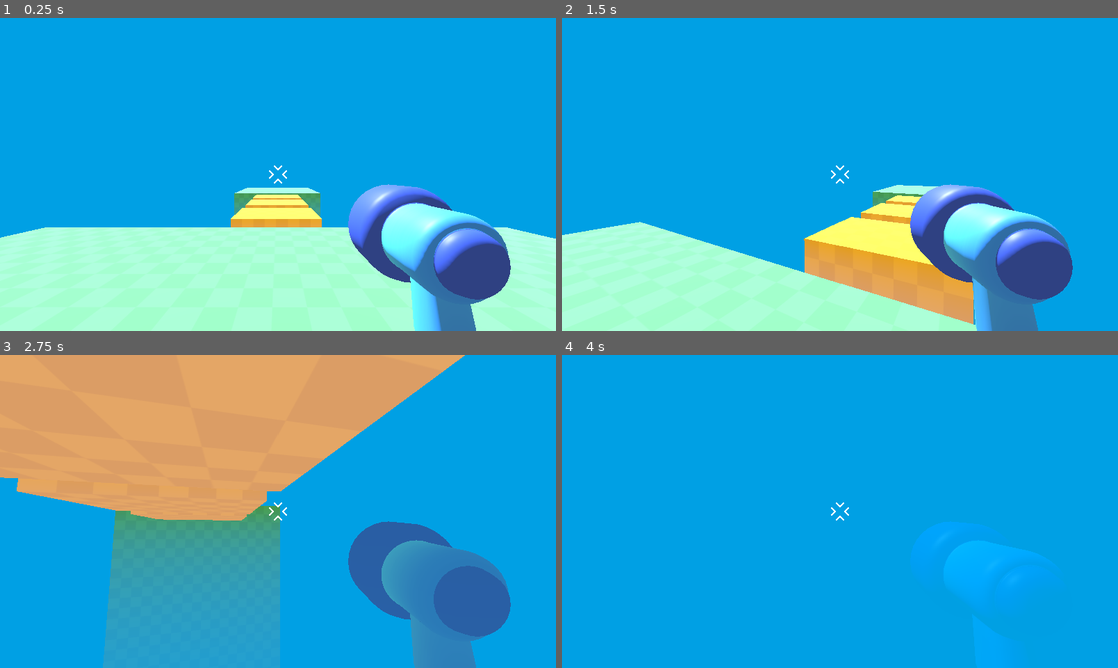
Above: before the commit, frames 1-4 (two rows, left to right).
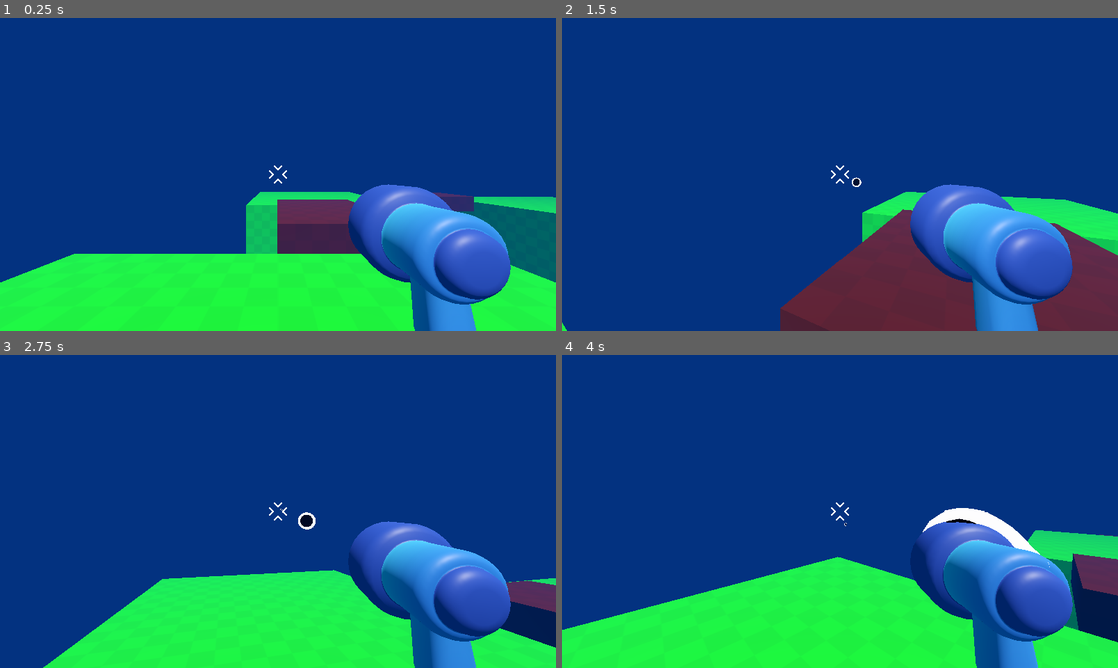
Above: after the commit, the same moments.

Repository: pedropfn/3Dtest
Game: Godot game, scene res://game.tscn
Two runs of this game, one before a commit and one after it. Both use one fixed random seed, a clock stepped at 60 frames per second and the inputs below. Before the commit the project starts from res://level/temporary_level.tscn.
Inputs (mouse positions are in pixels of both pictures, inside the frame that each line leads up to):
- Up to frame 1 (0.25 s): no input
- Up to frame 2 (1.5 s): tap Enter at 0.5 s; move the mouse to (867, 174) at 0.52 s; press the mouse at (867, 174) at 0.53 s; hold W (move_forward) from 0.53 s (still down); tap Space (jump) at 0.77 s; move the mouse to (812, 174) at 1.27 s; release the mouse at (812, 174) at 1.28 s; click (812, 174) at 1.35 s
- Up to frame 3 (2.75 s): keep holding W (move_forward); tap Space (jump) at 1.52 s; move the mouse to (289, 505) at 2.02 s; press the mouse at (289, 505) at 2.03 s
- Up to frame 4 (4 s): keep holding W (move_forward); move the mouse to (834, 517) at 2.77 s; release the mouse at (834, 517) at 2.78 s; click (834, 517) at 2.85 s; tap Space (jump) at 3.02, 3.77 s; move the mouse to (878, 514) at 3.52 s; press the mouse at (878, 514) at 3.53 s

The runs differ from the first frame. In frame 1, 99% of the frame differs, in the area x 0-100%, y 0-100%; in frame 2, 100%; in frame 3, 99%; in frame 4, 100%.

Commit message:
feat: :sparkles: bullet scene and shooting script

Diff:
--- /dev/null
+++ b/game.tscn
@@ -0,0 +1,110 @@
+[gd_scene load_steps=5 format=3 uid="uid://b7g538xykwors"]
+
+[ext_resource type="PackedScene" uid="uid://dpoe3djfljdk5" path="res://player/player.tscn" id="1_80nbo"]
+[ext_resource type="Material" uid="uid://csi31c6vablu5" path="res://level/platform.tres" id="1_feb5d"]
+[ext_resource type="Material" uid="uid://v2jifsl10kg2" path="res://level/bridge.tres" id="2_feb5d"]
+
+[sub_resource type="Environment" id="Environment_fc0e3"]
+background_mode = 1
+background_color = Color(0.09019608, 0.44705883, 0.44705883, 1)
+ambient_light_color = Color(0.91336006, 0.54888517, 0.34571207, 1)
+tonemap_mode = 2
+fog_enabled = true
+fog_light_color = Color(0.015686275, 0.16470589, 0.39215687, 1)
+fog_density = 0.055
+fog_height = 0.6
+fog_height_density = 0.15
+
+[node name="Game" type="Node3D"]
+
+[node name="CSGBox3D" type="CSGBox3D" parent="."]
+transform = Transform3D(1, 0, 0, 0, 1, 0, 0, 0, 1, 0, -4.9, 0)
+use_collision = true
+size = Vector3(10, 10, 10)
+material = ExtResource("1_feb5d")
+
+[node name="CSGBox3D2" type="CSGBox3D" parent="."]
+transform = Transform3D(1, 0, 0, 0, 1, 0, 0, 0, 1, 16, -4.9, 3)
+use_collision = true
+size = Vector3(10, 10, 10)
+material = ExtResource("1_feb5d")
+
+[node name="CSGBox3D3" type="CSGBox3D" parent="."]
+transform = Transform3D(1, 0, 0, 0, 1, 0, 0, 0, 1, 19, -4.9, -13)
+use_collision = true
+size = Vector3(10, 10, 10)
+material = ExtResource("1_feb5d")
+
+[node name="CSGBox3D4" type="CSGBox3D" parent="."]
+transform = Transform3D(1, 0, 0, 0, 1, 0, 0, 0, 1, 3, -4.9, -18)
+use_collision = true
+size = Vector3(10, 10, 10)
+material = ExtResource("1_feb5d")
+
+[node name="CSGBox3D5" type="CSGBox3D" parent="."]
+transform = Transform3D(1, 0, 0, 0, 1, 0, 0, 0, 1, 2, 0.099999905, -9)
+use_collision = true
+size = Vector3(4, 1, 6)
+material = ExtResource("2_feb5d")
+
+[node name="CSGBox3D6" type="CSGBox3D" parent="."]
+transform = Transform3D(1, 0, 0, 0, 1, 0, 0, 0, 1, 11, 0.099999905, -15)
+use_collision = true
+size = Vector3(4, 1, 3)
+material = ExtResource("2_feb5d")
+
+[node name="CSGBox3D7" type="CSGBox3D" parent="."]
+transform = Transform3D(1, 0, 0, 0, 1, 0, 0, 0, 1, 19, 0.099999905, -5)
+use_collision = true
+size = Vector3(4, 1, 4)
+material = ExtResource("2_feb5d")
+
+[node name="CSGBox3D8" type="CSGBox3D" parent="."]
+transform = Transform3D(1, 0, 0, 0, 1, 0, 0, 0, 1, 14.846924, -12.820166, -6.338867)
+use_collision = true
+size = Vector3(48.306152, 2.159668, 51)
+material = ExtResource("1_feb5d")
+
+[node name="CSGBox3D9" type="CSGBox3D" parent="."]
+transform = Transform3D(1, 0, 0, 0, 1, 0, 0, 0, 1, 15, -10.9, -21)
+use_collision = true
+size = Vector3(4, 1, 3)
+material = ExtResource("2_feb5d")
+
+[node name="CSGBox3D10" type="CSGBox3D" parent="."]
+transform = Transform3D(1, 0, 0, 0, 1, 0, 0, 0, 1, 19, -8.9, -21)
+use_collision = true
+size = Vector3(4, 1, 3)
+material = ExtResource("2_feb5d")
+
+[node name="CSGBox3D11" type="CSGBox3D" parent="."]
+transform = Transform3D(1, 0, 0, 0, 1, 0, 0, 0, 1, 23, -6.8999996, -21)
+use_collision = true
+size = Vector3(4, 1, 3)
+material = ExtResource("2_feb5d")
+
+[node name="CSGBox3D12" type="CSGBox3D" parent="."]
+transform = Transform3D(1, 0, 0, 0, 1, 0, 0, 0, 1, 27, -4.8999996, -21)
+use_collision = true
+size = Vector3(4, 1, 3)
+material = ExtResource("2_feb5d")
+
+[node name="CSGBox3D13" type="CSGBox3D" parent="."]
+transform = Transform3D(1, 0, 0, 0, 1, 0, 0, 0, 1, 27, -2.8999996, -17)
+use_collision = true
+size = Vector3(4, 1, 3)
+material = ExtResource("2_feb5d")
+
+[node name="CSGBox3D14" type="CSGBox3D" parent="."]
+transform = Transform3D(1, 0, 0, 0, 1, 0, 0, 0, 1, 27, -0.8999996, -13)
+use_collision = true
+size = Vector3(4, 1, 3)
+material = ExtResource("2_feb5d")
+
+[node name="Player" parent="." instance=ExtResource("1_80nbo")]
+
+[node name="DirectionalLight3D" type="DirectionalLight3D" parent="."]
+transform = Transform3D(1, 0, 0, 0, 0.49999997, 0.86602545, 0, -0.86602545, 0.49999997, 0, 5, 7)
+
+[node name="WorldEnvironment" type="WorldEnvironment" parent="."]
+environment = SubResource("Environment_fc0e3")
--- /dev/null
+++ b/level/bridge.tres
@@ -0,0 +1,8 @@
+[gd_resource type="StandardMaterial3D" load_steps=2 format=3 uid="uid://v2jifsl10kg2"]
+
+[ext_resource type="Texture2D" uid="uid://bos7rridjkps1" path="res://level/checkboard.png" id="1_h4bgb"]
+
+[resource]
+albedo_color = Color(0.3137255, 0, 0, 1)
+albedo_texture = ExtResource("1_h4bgb")
+uv1_triplanar = true
--- /dev/null
+++ b/level/platform.tres
@@ -0,0 +1,8 @@
+[gd_resource type="StandardMaterial3D" load_steps=2 format=3 uid="uid://csi31c6vablu5"]
+
+[ext_resource type="Texture2D" uid="uid://bos7rridjkps1" path="res://level/checkboard.png" id="1_v070j"]
+
+[resource]
+albedo_color = Color(0, 1, 0, 1)
+albedo_texture = ExtResource("1_v070j")
+uv1_triplanar = true
--- /dev/null
+++ b/player/bullet_3d.gd
@@ -0,0 +1,12 @@
+extends Area3D
+
+const speedBullet = 50.0
+const rangeBullet = 40.0
+
+var travelledDistance = 0.0
+
+func _physics_process(delta):
+	position += -transform.basis.z * speedBullet * delta
+	travelledDistance += speedBullet * delta
+	if travelledDistance > rangeBullet:
+		queue_free()
--- /dev/null
+++ b/player/bullet_3d.tscn
@@ -0,0 +1,18 @@
+[gd_scene load_steps=4 format=3 uid="uid://t00gdrxxtiwh"]
+
+[ext_resource type="Script" uid="uid://dx32wjtdppik1" path="res://player/bullet_3d.gd" id="1_hgguu"]
+[ext_resource type="PackedScene" uid="uid://bakt1odr7eg15" path="res://player/projectile/projectile_3d.tscn" id="1_kixxk"]
+
+[sub_resource type="SphereShape3D" id="SphereShape3D_hgguu"]
+radius = 1.0
+
+[node name="Bullet3D" type="Area3D"]
+top_level = true
+script = ExtResource("1_hgguu")
+
+[node name="CollisionShape3D" type="CollisionShape3D" parent="."]
+transform = Transform3D(0.1, 0, 0, 0, 0.1, 0, 0, 0, 0.1, 0, 0, 0)
+shape = SubResource("SphereShape3D_hgguu")
+
+[node name="Projectile3D" parent="." instance=ExtResource("1_kixxk")]
+transform = Transform3D(-0.29995683, 0, 0.0050891316, 0, 0.29999998, 0, -0.0050891316, 0, -0.29995683, 0, 0, 0)
--- a/player/player.gd
+++ b/player/player.gd
@@ -16,15 +16,25 @@
 	var inputDirection2d = Input.get_vector("move_left", "move_right", "move_forward", "move_back") # defined on project setting > input maps
 	var inputDirection3d = Vector3(inputDirection2d.x, 0.0, inputDirection2d.y) # converting the movement to 3d
 	var direction = transform.basis * inputDirection3d # converting orientation, position, scale of player node to character coordinate system
+
 	# applying velocity to the character movement
 	velocity.x = direction.x * speed
 	velocity.z = direction.z * speed
+	velocity.y -= 20.0 * delta # creating gravity, multiplaying direction to time
 
-	velocity.y -= 20.0 * delta # creating gravity, multiplaying direction to time
 	if Input.is_action_just_pressed("jump") and is_on_floor():
 		velocity.y = 10.0 # go up to the max jump length
 	elif Input.is_action_just_released("jump") and velocity.y > 0.0:
 		velocity.y = 0 # stop going up on release jump button
+	elif Input.is_action_pressed("shoot") and %Timer.is_stopped():
+		shootBullet()
+	move_and_slide()
 
 
-	move_and_slide()
+func shootBullet():
+	const BULLET_3D = preload("uid://t00gdrxxtiwh")
+	var newBullet = BULLET_3D.instantiate()
+
+	%Marker3D.add_child(newBullet)
+	newBullet.global_transform = %Marker3D.global_transform
+	%Timer.start()
--- a/player/player.tscn
+++ b/player/player.tscn
@@ -20,6 +20,10 @@
 [node name="gun_model" parent="Camera3D" instance=ExtResource("1_oul6g")]
 transform = Transform3D(-0.30400386, 0, 0.007722404, 0, 0.30430013, 0, -0.00947408, 0, -0.24779625, 0.2530123, -0.1232115, -0.35322678)
 
+[node name="Marker3D" type="Marker3D" parent="Camera3D"]
+unique_name_in_owner = true
+transform = Transform3D(1, 0, 0, 0, 1, 0, 0, 0, 1, 0.27055514, -0.11423397, -0.55666494)
+
 [node name="Reticle" type="TextureRect" parent="."]
 anchors_preset = 8
 anchor_left = 0.5
@@ -34,3 +38,8 @@
 grow_vertical = 2
 texture = ExtResource("3_g1dw6")
 expand_mode = 1
+
+[node name="Timer" type="Timer" parent="."]
+unique_name_in_owner = true
+wait_time = 0.2
+one_shot = true
--- /dev/null
+++ b/player/projectile/projectile_3d.tscn
@@ -0,0 +1,16 @@
+[gd_scene load_steps=4 format=3 uid="uid://bakt1odr7eg15"]
+
+[ext_resource type="PackedScene" uid="uid://bl1abdlwirg31" path="res://player/projectile/projectile_model.glb" id="1_ndq6i"]
+[ext_resource type="Shader" uid="uid://b4wc5wsyakc0a" path="res://player/projectile/projectile.gdshader" id="2_chfaf"]
+
+[sub_resource type="ShaderMaterial" id="ShaderMaterial_htc8w"]
+render_priority = 0
+shader = ExtResource("2_chfaf")
+shader_parameter/tail_color = Color(1, 1, 1, 1)
+shader_parameter/head_color = Color(0, 0, 0, 1)
+
+[node name="Projectile3D" instance=ExtResource("1_ndq6i")]
+
+[node name="Projectile" parent="." index="0"]
+transform = Transform3D(-1.7053963e-14, -5.7620447e-08, -0.9999999, -0.9999999, 3.576278e-07, 8.4703285e-22, 3.576278e-07, 0.9999999, -1.1722509e-07, 0, 0, 0)
+material_override = SubResource("ShaderMaterial_htc8w")
--- a/project.godot
+++ b/project.godot
@@ -11,7 +11,7 @@
 [application]
 
 config/name="3dtest"
-run/main_scene="uid://dp7sxe5xl5shk"
+run/main_scene="uid://b7g538xykwors"
 config/features=PackedStringArray("4.5", "GL Compatibility")
 config/icon="res://icon.svg"
 
@@ -57,6 +57,11 @@
 "events": [Object(InputEventKey,"resource_local_to_scene":false,"resource_name":"","device":0,"window_id":0,"alt_presse …(189 unchanged characters)…
 ]
 }
+shoot={
+"deadzone": 0.2,
+"events": [Object(InputEventMouseButton,"resource_local_to_scene":false,"resource_name":"","device":-1,"window_id":0,"alt_pressed":false,"shift_pressed":false,"ctrl_pressed":false,"meta_pressed":false,"button_mask":1,"position":Vector2(88, 14),"global_position":Vector2(97, 62),"factor":1.0,"button_index":1,"canceled":false,"pressed":true,"double_click":false,"script":null)
+]
+}
 
 [rendering]
 
Not shown, added: player/bullet_3d.gd.uid
Not shown, changed: .gitignore
